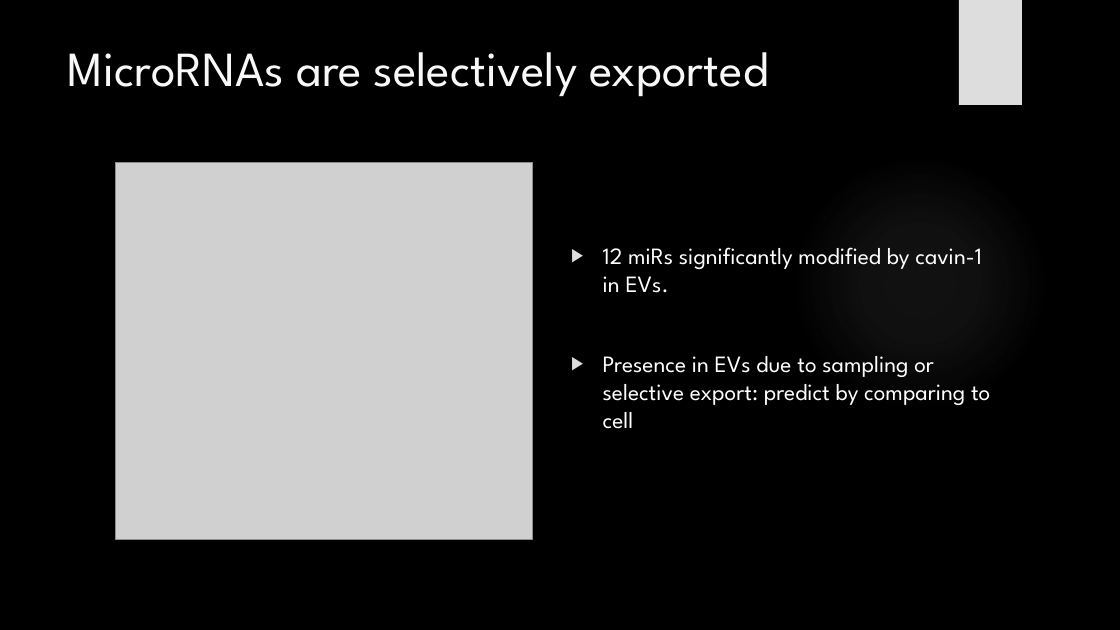
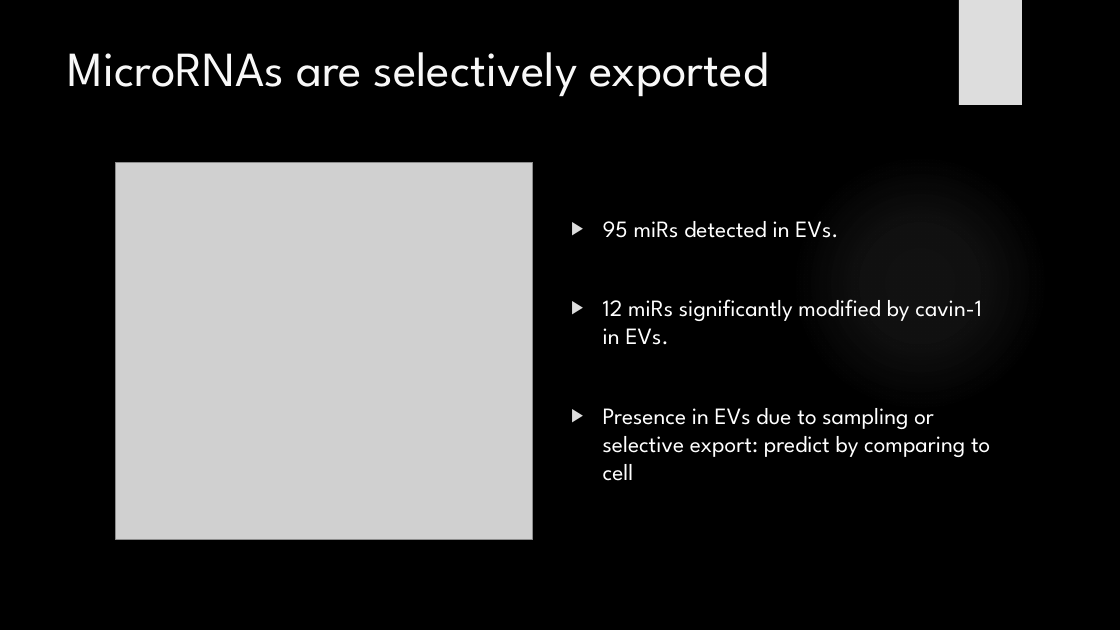
Before and after one commit to HarleyRobinson/Honours2, a slide deck: slide 10 of BackgroundInfo/CollCompBiol.pptx. Drawn at 1120x630 pixels with LibreOffice and Linux fonts; fonts in the diff are those of the drawing; grey boxes stand for pictures; background and template pictures are left out. Boxes give left, top, right and bottom in pixels: in the first picture for what was removed or moved away, otherwise in the second. Text is boxed around its words. In the diff, an @@ line names an element or a change of style, - is before the commit and + after.

```diff
--- a/BackgroundInfo/CollCompBiol.pptx
+++ b/BackgroundInfo/CollCompBiol.pptx
@@ text "95 miRs detected in EVs.": place and size @@
-text "95 miRs detected in EVs." at box(603, 247, 990, 429)
+text "95 miRs detected in EVs." at box(603, 221, 990, 481)
@@ text at box(603, 221, 838, 238): paragraph added @@
+▶ 95 miRs detected in EVs.
```
Also in this commit, not shown: 13 other slides changed, 2 slides added, 2 slides removed, 15 other files.
